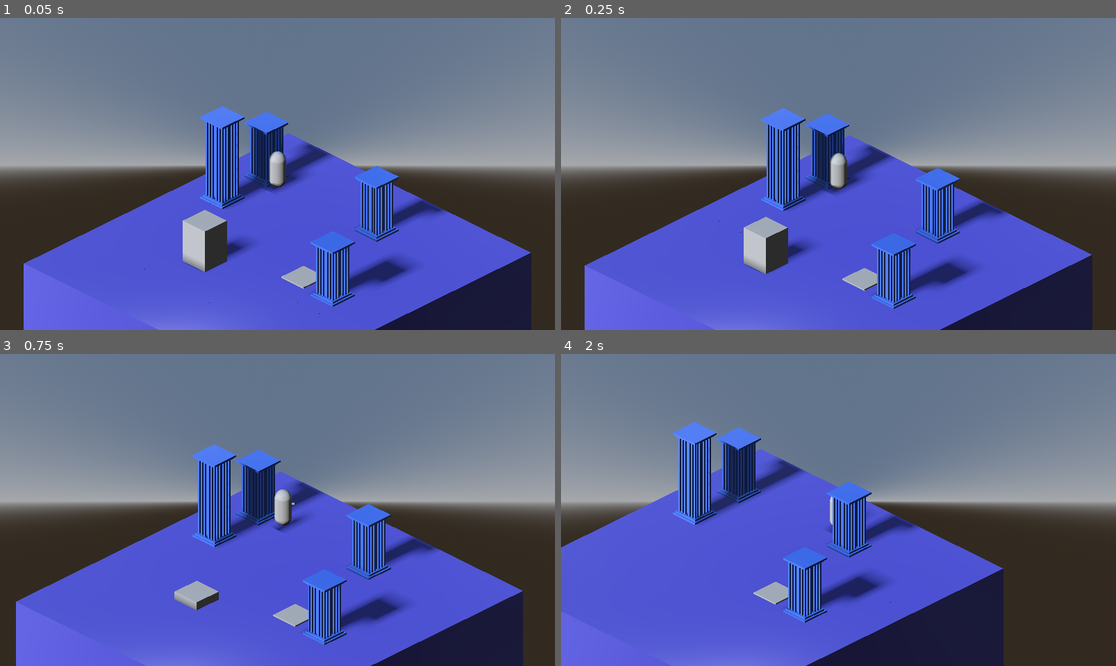
Above: before the commit, frames 1-4 (two rows, left to right).
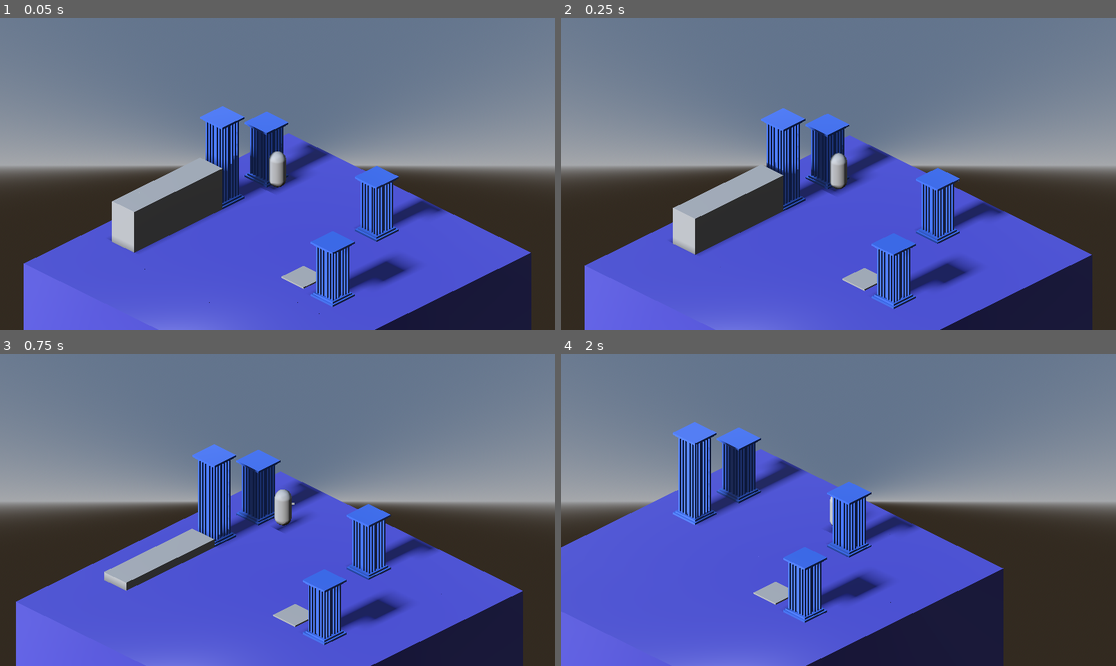
Above: after the commit, the same moments.

Repository: appellatebaton0/siege-10
Game: Godot game, scene res://scenes/main.tscn
Same seed, same stepped clock (60 frames per second), same inputs: the game is played once before the commit and once after it.
Inputs:
- Up to frame 1 (0.05 s): no input
- Up to frame 2 (0.25 s): no input
- Up to frame 3 (0.75 s): tap Enter at 0.5 s; hold D (Right) from 0.53 s (still down)
- Up to frame 4 (2 s): release D (Right) at 1.28 s; hold S (Down) from 1.28 s (still down)

The runs differ from the first frame. In frame 1, 5.4% of the frame differs, in the area x 19-47%, y 41-82%; in frame 2, 5.0%; in frame 3, 2.1%; in frame 4, nothing differs.

Commit message:
v0.9 - Plate Timers
Added an optional timer to pressure plates, where they'll stay pressed for a length of time after being unpressed.

Diff:
--- a/scenes/main.tscn
+++ b/scenes/main.tscn
@@ -44,10 +44,19 @@
 [node name="PressurePlate" parent="." instance=ExtResource("4_jyhfs")]
 transform = Transform3D(1, 0, 0, 0, 1, 0, 0, 0, 1, 6, 2, 2.659371)
 
-[node name="Wall" parent="." instance=ExtResource("5_tefeu")]
-transform = Transform3D(1, 0, 0, 0, 1, 0, 0, 0, 1, 0, 3.5, 5.6)
+[node name="ACTOR" type="Node" parent="." node_paths=PackedStringArray("actor")]
+script = ExtResource("6_o6xl0")
+actor = NodePath("../PressurePlate")
+metadata/_custom_type_script = "uid://7b3fx46xyn03"
 
-[node name="ACTOR" type="Node" parent="Wall" node_paths=PackedStringArray("actor")]
-script = ExtResource("6_o6xl0")
-actor = NodePath("../../PressurePlate")
-metadata/_custom_type_script = "uid://7b3fx46xyn03"
+[node name="Wall" parent="ACTOR" instance=ExtResource("5_tefeu")]
+transform = Transform3D(1, 0, 0, 0, 1, 0, 0, 0, 1, -5, 3.5, 1)
+
+[node name="Wall2" parent="ACTOR" instance=ExtResource("5_tefeu")]
+transform = Transform3D(1, 0, 0, 0, 1, 0, 0, 0, 1, -5, 3.5, 3)
+
+[node name="Wall3" parent="ACTOR" instance=ExtResource("5_tefeu")]
+transform = Transform3D(1, 0, 0, 0, 1, 0, 0, 0, 1, -5, 3.5, 5)
+
+[node name="Wall4" parent="ACTOR" instance=ExtResource("5_tefeu")]
+transform = Transform3D(1, 0, 0, 0, 1, 0, 0, 0, 1, -5, 3.5, 7)
--- a/scripts/actors/pressure_plate.gd
+++ b/scripts/actors/pressure_plate.gd
@@ -1,4 +1,18 @@
 class_name PressurePlate extends Actor
 
+@export var stand_time := 1.0
+var time := 0.0
+
 func _on_body_entered(_body: Node3D) -> void: value = true
-func _on_body_exited(_body: Node3D) -> void:  value =  false
+func _on_body_exited(_body: Node3D) -> void:
+	time = stand_time
+
+func _process(delta: float) -> void:
+
+	if time > 0: time = move_toward(time, 0, delta)
+
+	if time == 0:
+
+		value = false
+
+		time = -1
--- a/scripts/reactors/reactors.gd
+++ b/scripts/reactors/reactors.gd
@@ -7,14 +7,16 @@
 	if condition == null: for child in get_children(): if child is Condition:
 		condition = child
 		break
+	if condition == null:
+		var parent = get_parent()
+		if parent is Condition: condition = parent
 
 	if condition != null:
 		condition.switched.connect(_on_switch)
 
-	if condition.value(): _on_true()
-	else: _on_false()
-	_on_switch(condition.value())
-	print("init as ", condition.value())
+		if condition.value(): _on_true()
+		else: _on_false()
+		_on_switch(condition.value())
 	_once_ready()
 
 func _process(delta: float) -> void:
